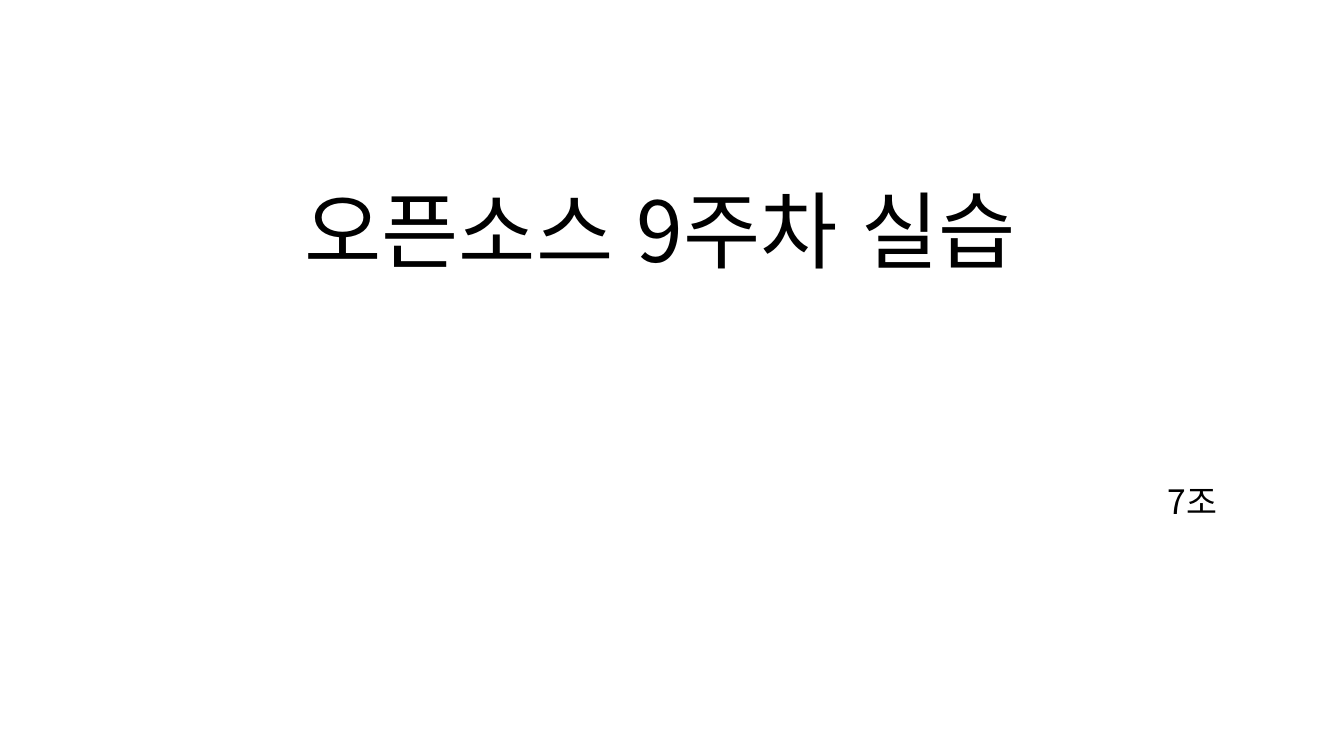
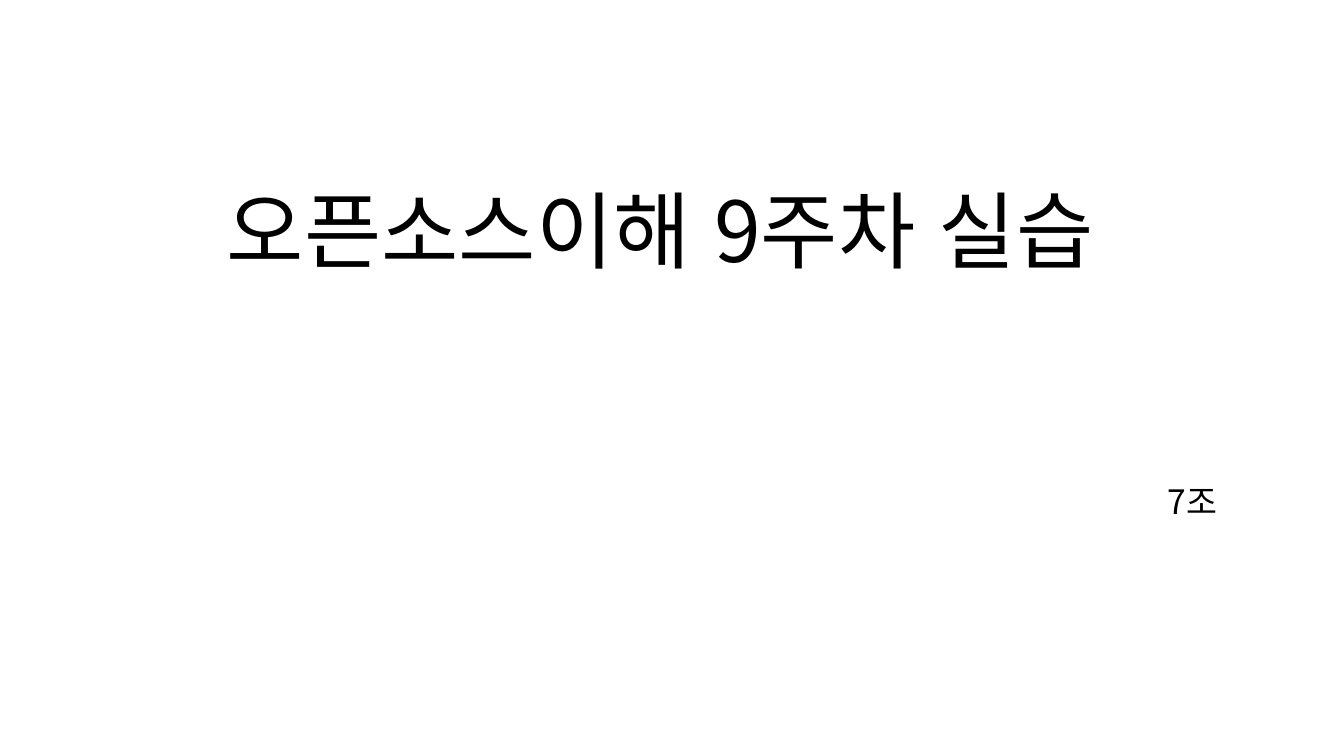
Before and after one commit to Kimxxunu/SW_777, a slide deck: slide 1 of 오픈소스 이해 7조 9주차 실습.pptx. Drawn at 1344x756 pixels with LibreOffice and Linux fonts; fonts in the diff are those of the drawing. Boxes give left, top, right and bottom in pixels: in the first picture for what was removed or moved away, otherwise in the second. Text is boxed around its words. In the diff, an @@ line names an element or a change of style, - is before the commit and + after.

Commit message:
ppt

```diff
--- a/오픈소스 이해 7조 9주차 실습.pptx
+++ b/오픈소스 이해 7조 9주차 실습.pptx
@@ title at box(227, 192, 1094, 269): text changed @@
-오픈소스 9주차 실습
+오픈소스이해 9주차 실습
```
